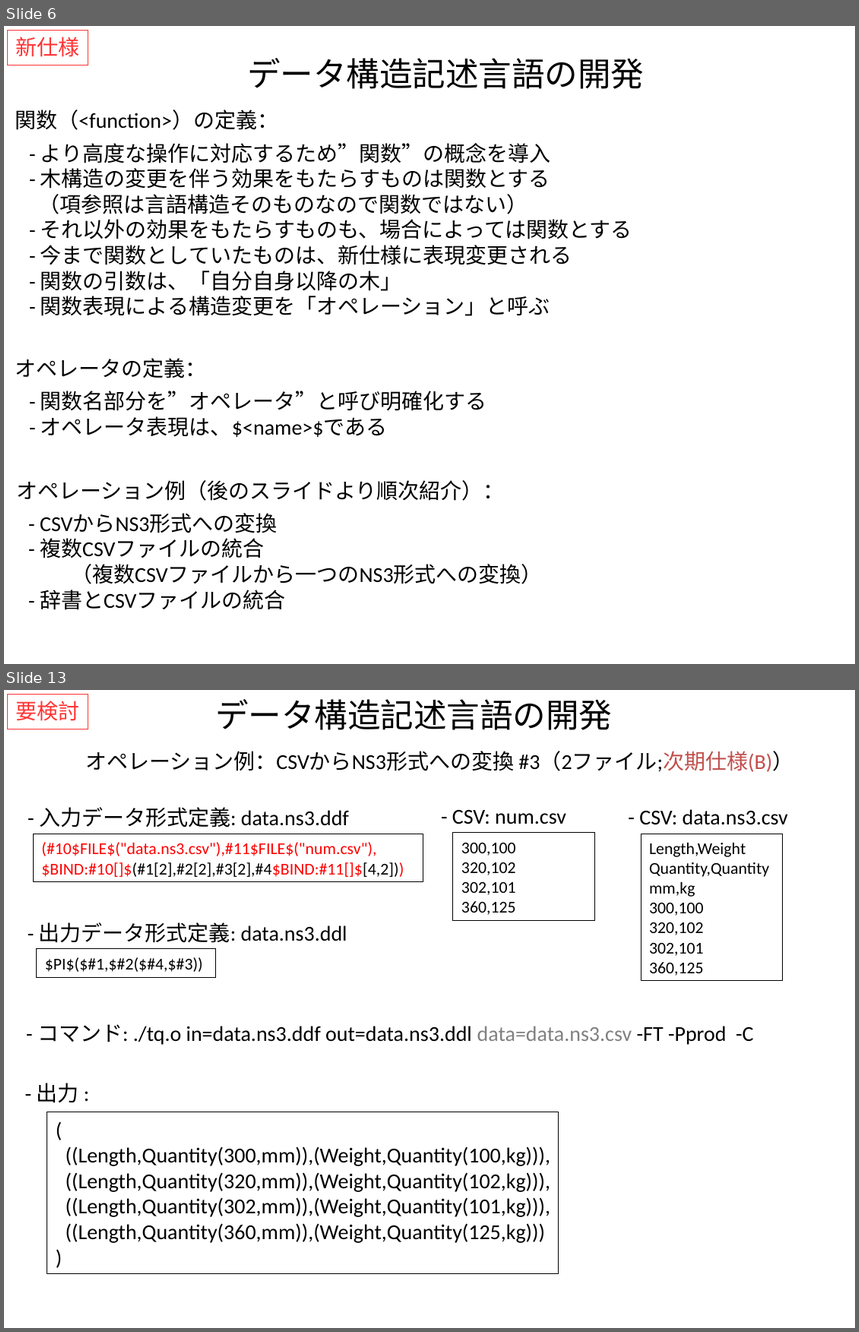
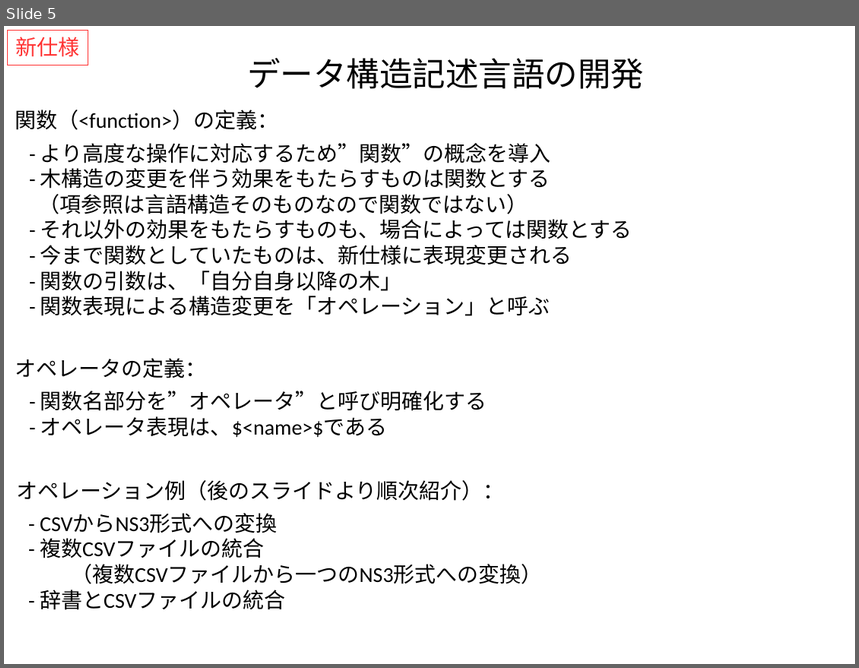
Before and after one commit to kouamano/RECURSIVE-SYSTEM, a slide deck: Document/tq_op_example.pptx. Shown one above the other, each under a label of ours: slides 6 and 13 before the commit, slide 5 after it; the slides between them are not shown. The pictures are 859x1332 and 859x668 pixels, drawn with LibreOffice and Linux fonts; fonts in the diff are those of the drawing. Boxes give left, top, right and bottom in pixels: in the first picture for what was removed or moved away, otherwise in the second. Text is boxed around its words. In the diff, an @@ line names an element or a change of style, - is before the commit and + after.

```diff
--- a/Document/tq_op_example.pptx
+++ b/Document/tq_op_example.pptx
@@ slide 13 removed at (4, 690, 855, 1328), background #FFFFFF @@
@@ rectangle removed at (7, 695, 88, 730) @@
-要検討
@@ text removed at (215, 699, 612, 730) @@
-データ構造記述言語の開発
@@ text removed at (85, 751, 794, 772) @@
-オペレーション例：CSVからNS3形式への変換 #3（2ファイル;次期仕様(B)）
@@ text removed at (39, 807, 349, 828) @@
-- 入力データ形式定義: data.ns3.ddf
@@ text removed at (452, 810, 566, 825) @@
-- CSV: num.csv
@@ text removed at (639, 809, 788, 825) @@
-- CSV: data.ns3.csv
@@ rectangle removed at (33, 834, 423, 882) @@
-(#10$FILE$("data.ns3.csv"),#11$FILE$("num.csv"),
-$BIND:#10[]$(#1[2],#2[2],#3[2],#4$BIND:#11[]$[4,2]))
@@ rectangle removed at (453, 833, 595, 921) @@
-300,100
-320,102
-302,101
-360,125
@@ rectangle removed at (641, 834, 783, 981) @@
-Length,Weight
-Quantity,Quantity
-mm,kg
-300,100
-320,102
-302,101
-360,125
@@ text removed at (39, 923, 348, 943) @@
-- 出力データ形式定義: data.ns3.ddl
@@ rectangle removed at (37, 948, 215, 977) @@
-$PI$($#1,$#2($#4,$#3))
@@ text removed at (37, 1024, 753, 1045) @@
-- コマンド: ./tq.o in=data.ns3.ddf out=data.ns3.ddl data=data.ns3.csv -FT -Pprod -C
@@ text removed at (37, 1083, 79, 1103) @@
-- 出力 :
@@ rectangle removed at (47, 1113, 559, 1274) @@
-(
-((Length,Quantity(300,mm)),(Weight,Quantity(100,kg))),
-((Length,Quantity(320,mm)),(Weight,Quantity(102,kg))),
-((Length,Quantity(302,mm)),(Weight,Quantity(101,kg))),
-((Length,Quantity(360,mm)),(Weight,Quantity(125,kg)))
-)
@@ what was slide 6 is now slide 5 @@
```
Also in this commit, not shown: 1 slide changed, 1 slide added, 7 other slides removed, 1 other file.
